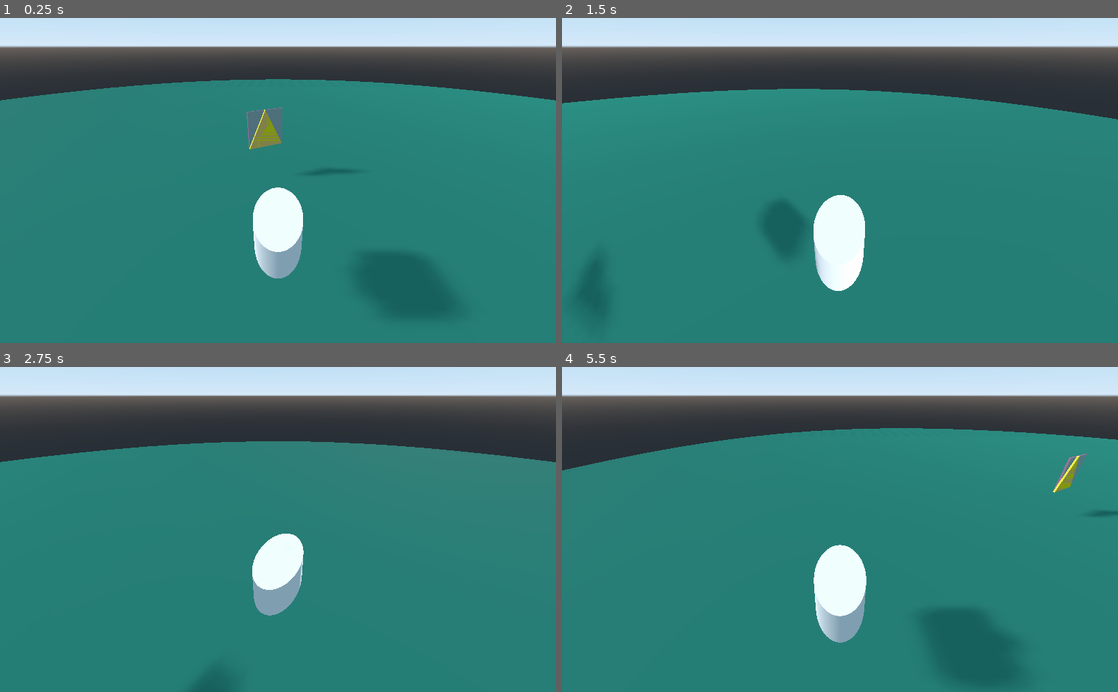
Above: before the commit, frames 1-4 (two rows, left to right).
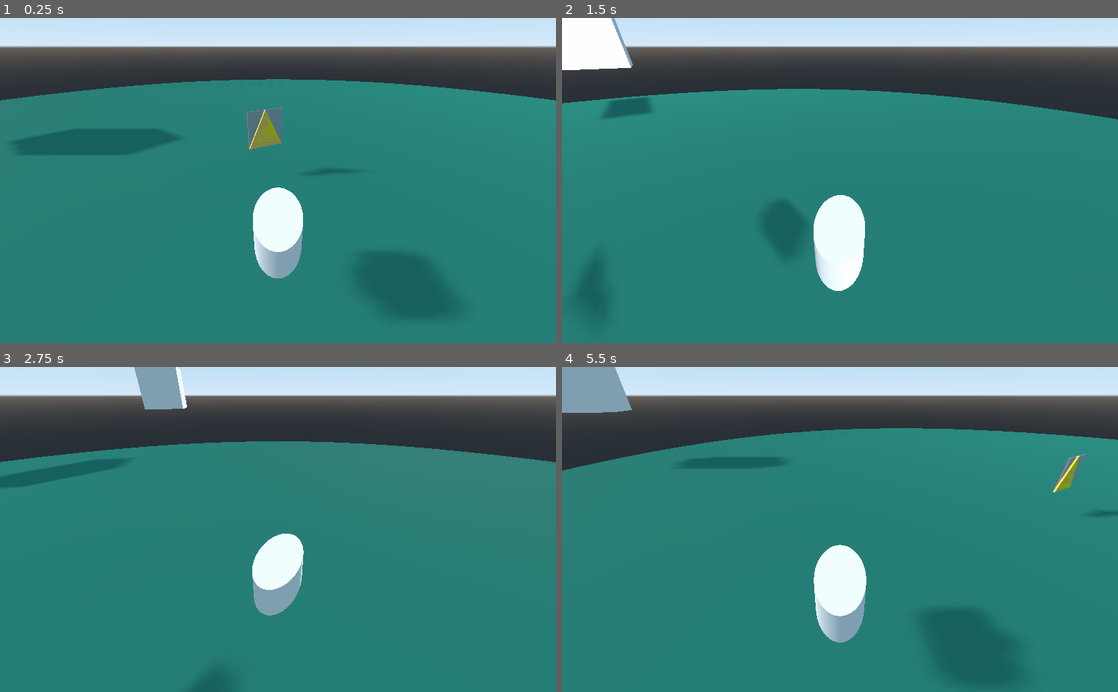
Above: after the commit, the same moments.

Repository: DENNKA/SwordsAndSauce
Game: Godot game, scene res://scenes/Test_Level.tscn
Same seed, same stepped clock (60 frames per second), same inputs: the game is played once before the commit and once after it.
Inputs (mouse positions are in pixels of both pictures, inside the frame that each line leads up to):
- Up to frame 1 (0.25 s): no input
- Up to frame 2 (1.5 s): move the mouse to (962, 164) at 0.52 s; hold D (move_right) 0.53-1.28 s; tap E (use) at 0.6, 1.35 s; click (962, 164) at 0.67 s; move the mouse to (728, 196) at 1.27 s; hold S (move_back) from 1.28 s (still down)
- Up to frame 3 (2.75 s): move the mouse to (333, 458) at 2.02 s; release S (move_back) at 2.03 s; hold D (move_right) from 2.03 s (still down); tap E (use) at 2.1 s
- Up to frame 4 (5.5 s): move the mouse to (812, 594) at 2.77 s; release D (move_right) at 2.78 s; hold W (move_forward) 2.78-3.53 s; tap E (use) every 0.75 s from 2.85 to 5.1 s; click (812, 594) at 2.92 s; move the mouse to (1006, 578) at 3.52 s; hold A (move_left) 3.53-5.03 s; move the mouse to (673, 480) at 4.27 s; move the mouse to (867, 529) at 5.02 s; hold S (move_back) from 5.03 s (still down); click (867, 529) at 5.17 s

The runs differ from the first frame. In frame 1, 1.8% of the frame differs, in the area x 2-33%, y 34-43%; in frame 2, 2.2%, in the area x 0-17%, y 0-31%; in frame 3, 1.8%; in frame 4, 2.1%.

Commit message:
update

Diff:
--- a/scenes/Test_Level.tscn
+++ b/scenes/Test_Level.tscn
@@ -1,10 +1,11 @@
-[gd_scene load_steps=8 format=2]
+[gd_scene load_steps=9 format=2]
 
 [ext_resource path="res://player/player.tscn" type="PackedScene" id=1]
 [ext_resource path="res://scripts/Camera.gd" type="Script" id=2]
 [ext_resource path="res://scenes/test_weapon.tscn" type="PackedScene" id=3]
 [ext_resource path="res://scenes/gui.tscn" type="PackedScene" id=4]
 [ext_resource path="res://scenes/Enemy.tscn" type="PackedScene" id=5]
+
 [sub_resource type="CylinderShape" id=2]
 
 [sub_resource type="CylinderMesh" id=1]
@@ -17,8 +18,8 @@
 [node name="player" parent="." instance=ExtResource( 1 )]
 transform = Transform( 1, 0, 0, 0, 1, 0, 0, 0, 1, -4.30649, 0.845596, 0 )
 
-[node name="Enemy" parent="." instance=ExtResource( 4 )]
-transform = Transform( 0.969347, 0, -0.245697, 0, 1, 0, 0.245697, 0, 0.969347, 0, 1.59999, 0 )
+[node name="Enemy" parent="player" instance=ExtResource( 5 )]
+transform = Transform( 1, 0, 0, 0, 1, 0, 0, 0, 1, 6.65458, 2.34116, -13.3619 )
 
 [node name="Ground" type="StaticBody" parent="."]
 
